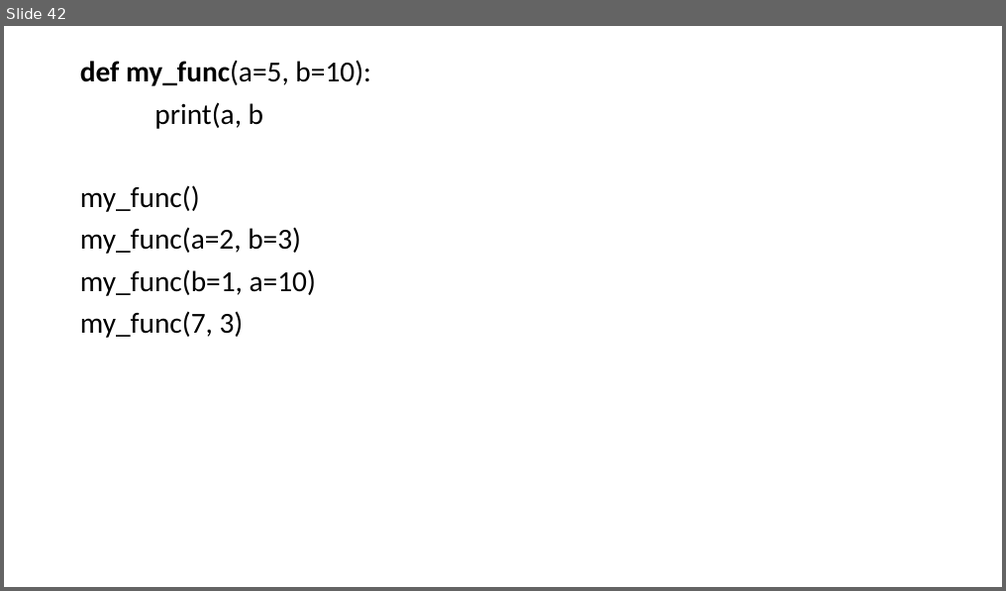
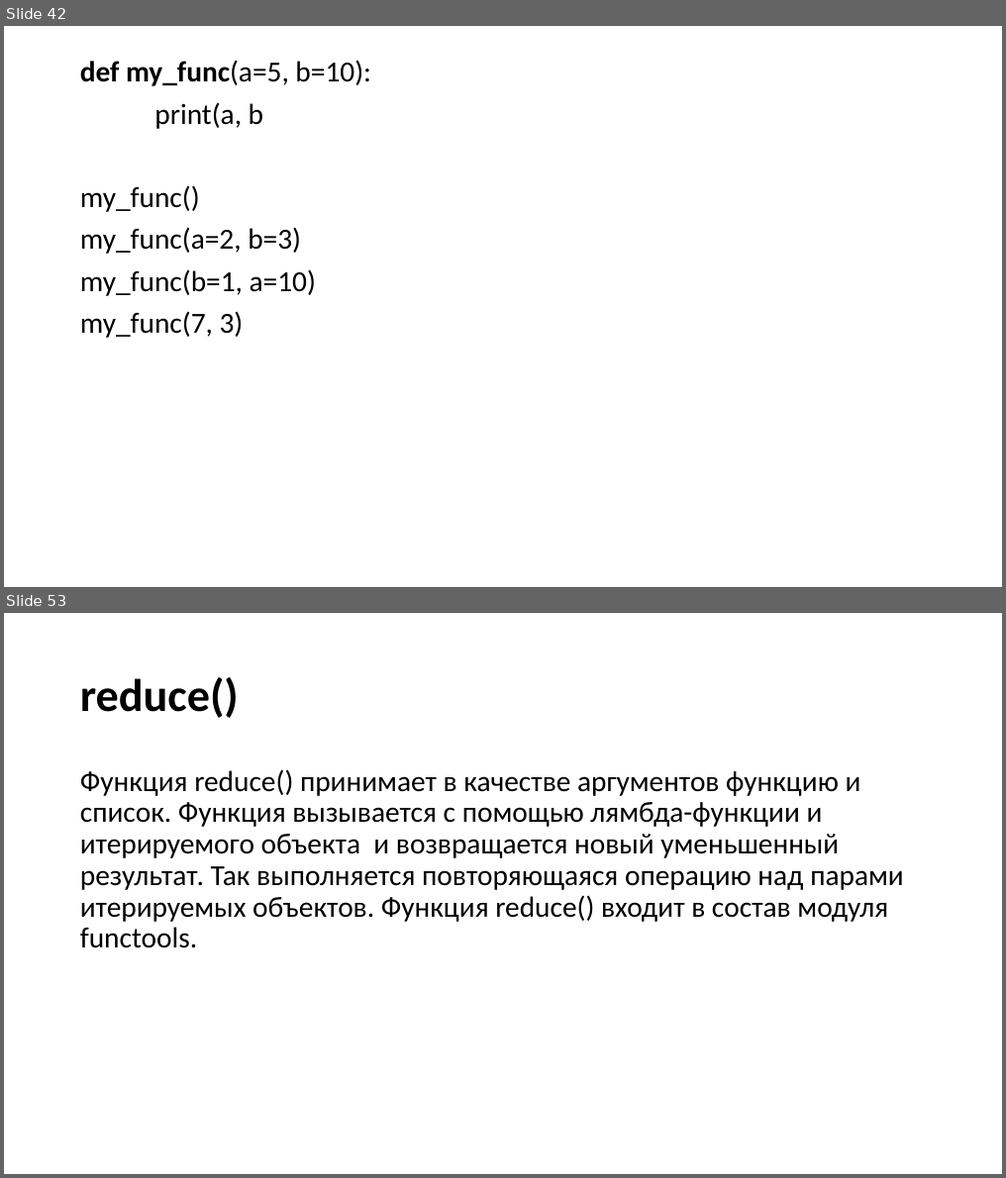
Before and after one commit to xDes-by/test, a slide deck: Презентация5.pptx. Shown one above the other, each under a label of ours: slide 42 before the commit, slides 42 and 53 after it; the slides between them are not shown. The pictures are 1006x591 and 1006x1178 pixels, drawn with LibreOffice and Linux fonts; fonts in the diff are those of the drawing. Boxes give left, top, right and bottom in pixels: in the first picture for what was removed or moved away, otherwise in the second. Text is boxed around its words. In the diff, an @@ line names an element or a change of style, - is before the commit and + after.

```diff
--- a/Презентация5.pptx
+++ b/Презентация5.pptx
@@ slide 53 added at [4,613,1002,1174], background #FFFFFF @@
@@ title added at [80,677,239,718], 44 pt, text #000000, bold @@
+reduce()
@@ text added at [80,769,904,949], 28 pt, text #000000 @@
+Функция reduce() принимает в качестве аргументов функцию и список. Функция вызывается с помощью лямбда-функции и итерируемого объекта и возвращается новый уменьшенный результат. Так выполняется повторяющаяся операцию над парами итерируемых объектов. Функция reduce() входит в состав модуля functools.
```
Also in this commit, not shown: 13 other slides added, 1 other file.
